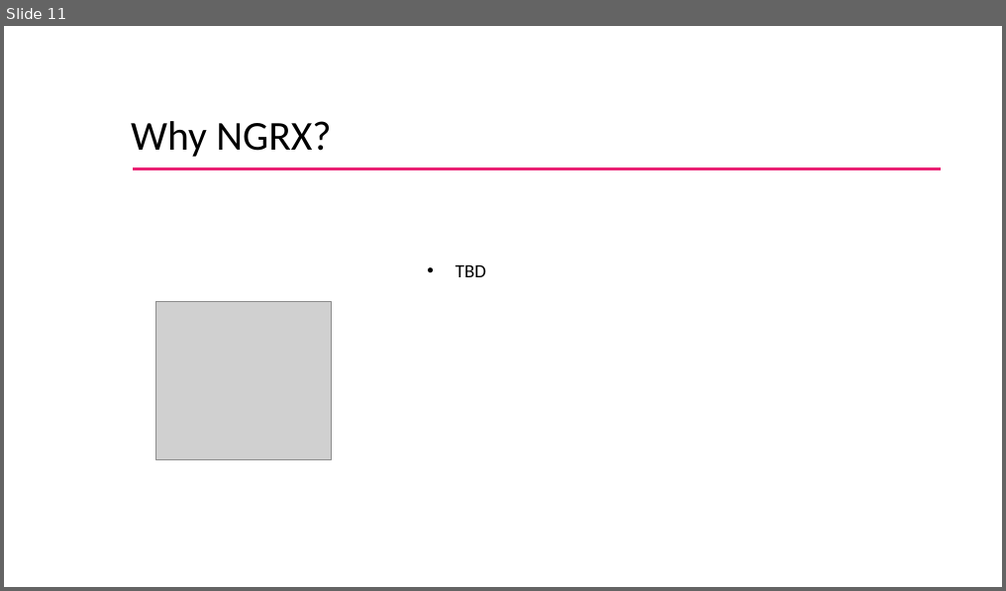
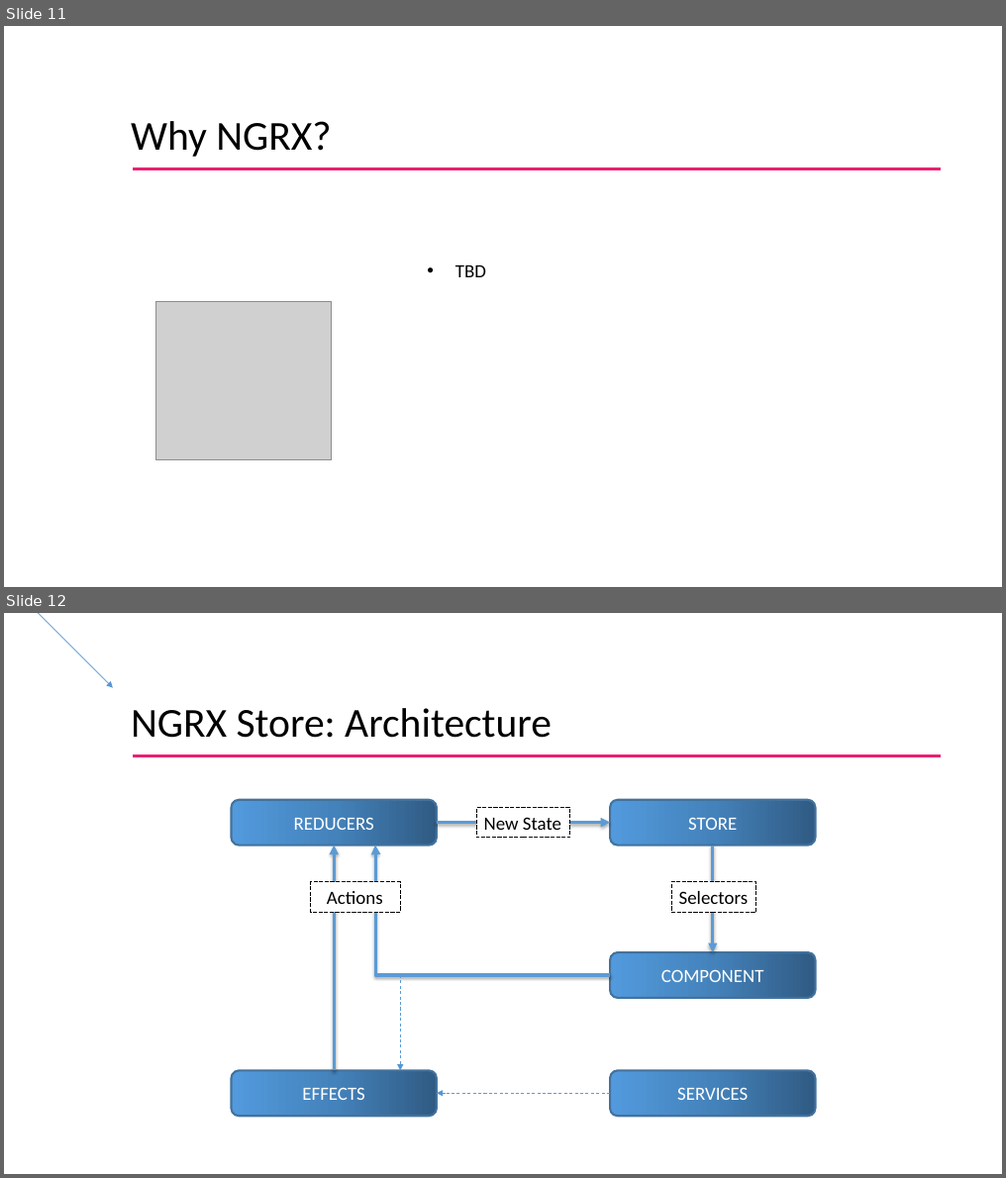
Before and after one commit to rkrandhir/globalForm, a slide deck: NGRX_tech_session.pptx. Shown one above the other, each under a label of ours: slide 11 before the commit, slides 11 and 12 after it. The pictures are 1006x591 and 1006x1178 pixels, drawn with LibreOffice and Linux fonts; fonts in the diff are those of the drawing; grey boxes stand for pictures; background and template pictures are left out. Boxes give left, top, right and bottom in pixels: in the first picture for what was removed or moved away, otherwise in the second. Text is boxed around its words. In the diff, an @@ line names an element or a change of style, - is before the commit and + after.

```diff
--- a/NGRX_tech_session.pptx
+++ b/NGRX_tech_session.pptx
@@ slide 12 added at bbox=[4, 613, 1002, 1174], background #FFFFFF @@
@@ arrow added from (38, 613) to (113, 688), #5698D3 0.75 pt @@
@@ title added at bbox=[131, 708, 551, 738], 39.6 pt, text #000000 @@
+NGRX Store: Architecture
@@ line added from (134, 756) to (941, 756), #EA2073 2.25 pt @@
@@ rounded rectangle added at bbox=[232, 800, 437, 846], fill gradient #305C84 to #4583BB to #529BDE, outline #43739E 2 pt, 18 pt, text #FFFFFF @@
+REDUCERS
@@ rectangle added at bbox=[476, 808, 570, 838], fill #FFFFFF, outline #000000 0.75 pt dashed, 18 pt, text #000000 @@
+New State
@@ rounded rectangle added at bbox=[611, 800, 816, 846], fill gradient #305C84 to #4583BB to #529BDE, outline #43739E 2 pt, 18 pt, text #FFFFFF @@
+STORE
@@ arrow added from (334, 1071) to (334, 845), #5B9BD5 3 pt @@
@@ elbow arrow added from (611, 975) to (375, 845), #5B9BD5 3 pt @@
@@ arrow added from (437, 823) to (611, 823), #5B9BD5 3 pt @@
@@ arrow added from (713, 845) to (713, 953), #5B9BD5 3 pt @@
@@ rectangle added at bbox=[311, 881, 400, 912], fill #FFFFFF, outline #000000 0.75 pt dashed, 18 pt, text #000000 @@
+Actions
@@ rectangle added at bbox=[672, 881, 756, 912], fill #FFFFFF, outline #000000 0.75 pt dashed, 18 pt, text #000000 @@
+Selectors
@@ rounded rectangle added at bbox=[611, 953, 816, 998], fill gradient #305C84 to #4583BB to #529BDE, outline #43739E 2 pt, 18 pt, text #FFFFFF @@
+COMPONENT
@@ line added from (400, 975) to (400, 1071), #5B9BD5 0.75 pt dashed @@
@@ rounded rectangle added at bbox=[232, 1071, 437, 1117], fill gradient #305C84 to #4583BB to #529BDE, outline #43739E 2 pt, 18 pt, text #FFFFFF @@
+EFFECTS
@@ arrow added from (400, 1065) to (400, 1071), #5698D3 0.75 pt @@
@@ page number added at bbox=[586, 1086, 798, 1116], 14 pt, text #FFFFFF, bold @@
+12
@@ rounded rectangle added at bbox=[611, 1071, 816, 1117], fill gradient #305C84 to #4583BB to #529BDE, outline #43739E 2 pt, 18 pt, text #FFFFFF @@
+SERVICES
@@ line added from (611, 1093) to (437, 1093), #5B9BD5 0.75 pt dashed @@
@@ arrow added from (446, 1093) to (437, 1093), #5698D3 0.75 pt @@
```
Also in this commit, not shown: 4 slides changed, 4 other slides added, 13 slides removed.
